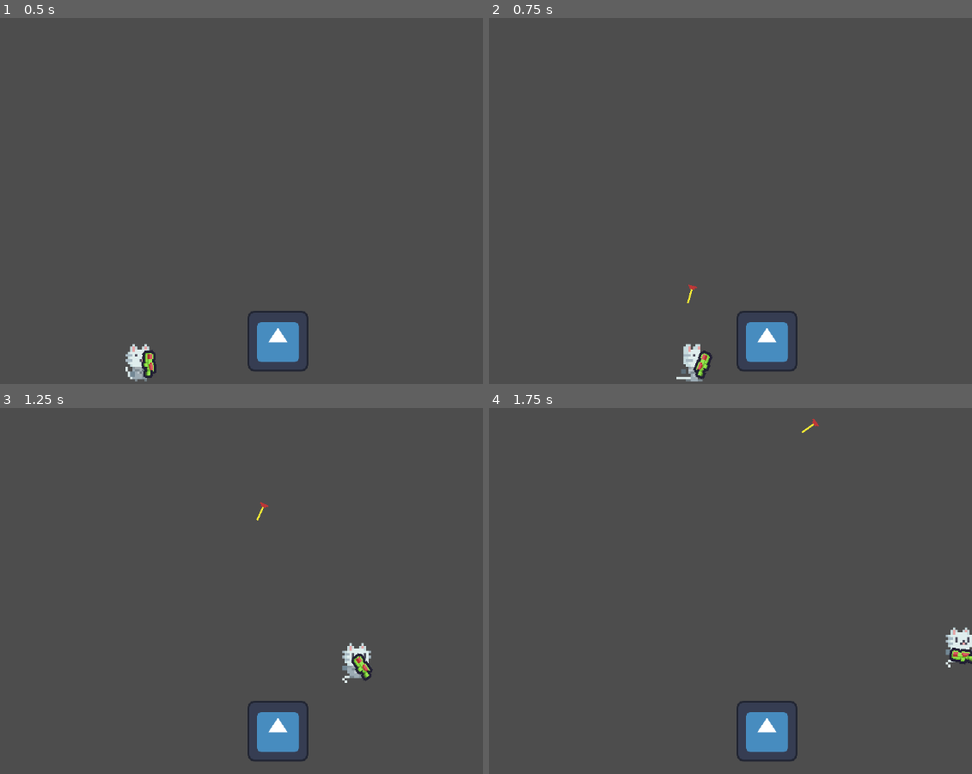
Above: before the commit, frames 1-4 (two rows, left to right).
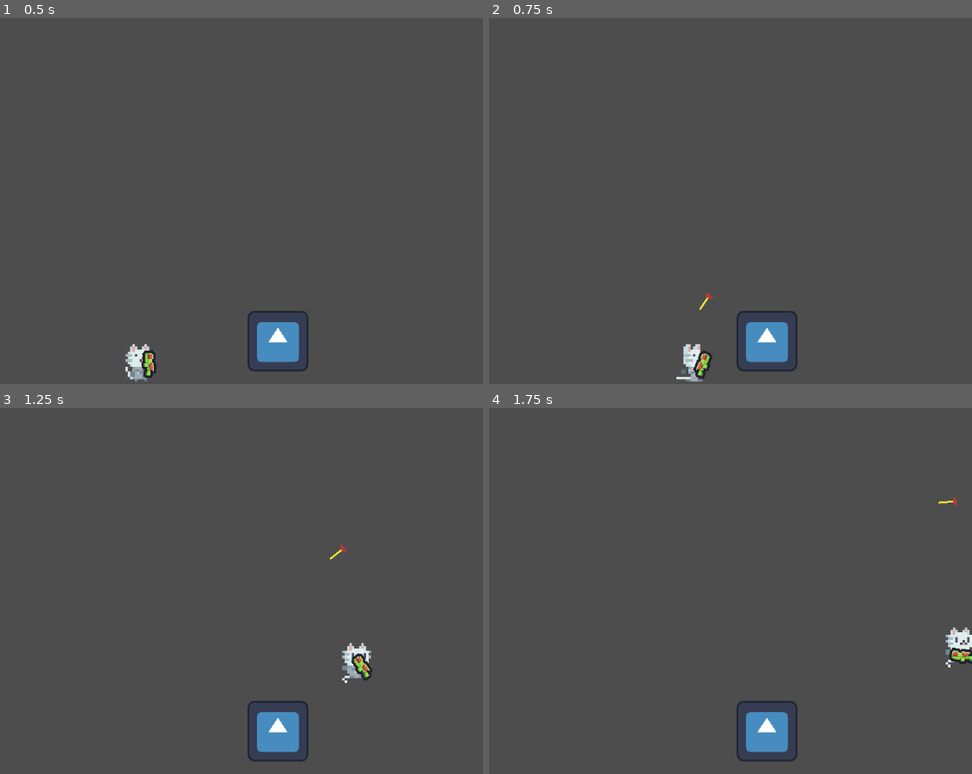
Above: after the commit, the same moments.

Repository: TLeTu/Jam02-Kitty-Night
Game: Godot game, scene res://game.tscn
The game is run twice, just before and just after one commit, with the same random seed, the same clock (stepped at 60 frames per second) and the same inputs. The engine's default icon, where the game draws it, is replaced by a stand-in: a white triangle on a blue panel in a dark square.
Inputs (mouse positions are in pixels of both pictures, inside the frame that each line leads up to):
- Up to frame 1 (0.5 s): no input
- Up to frame 2 (0.75 s): move the mouse to (778, 171) at 0.52 s; hold D (MoveRight) from 0.53 s (still down); click (778, 171) at 0.6 s
- Up to frame 3 (1.25 s): keep holding D (MoveRight); tap Space (Jump) at 0.77 s
- Up to frame 4 (1.75 s): keep holding D (MoveRight); move the mouse to (489, 601) at 1.27 s; click (489, 601) at 1.35 s; tap Space (Jump) at 1.52 s

Frame 1 is identical in both runs. In frame 2, less than 0.1% of the frame differs, in the area x 40-47%, y 72-80%; in frame 3, less than 0.1%; in frame 4, less than 0.1%.

Commit message:
Adjust bullet speed

Diff:
--- a/Nodes/gun.tscn
+++ b/Nodes/gun.tscn
@@ -6,6 +6,7 @@
 [node name="Gun" type="Node2D"]
 scale = Vector2(0.5, 0.5)
 script = ExtResource("1_vr5t7")
+_bulletSpeed = 200.0
 
 [node name="Sprite2D" type="Sprite2D" parent="."]
 position = Vector2(6, 0)
--- a/_Scripts/Unit/GunController.gd
+++ b/_Scripts/Unit/GunController.gd
@@ -4,6 +4,7 @@
 
 @onready var _marker: Marker2D = $Marker2D
 @export var _bulletNum: int = 1
+@export var _bulletSpeed: float = 100
 # Called when the node enters the scene tree for the first time.
 func _ready() -> void:
 	pass
@@ -19,17 +20,19 @@
 
 	if Input.is_action_just_pressed("Shoot") and _bulletNum > 0:
 		var bullet_instance = _bullet.instantiate()
-		var launch_vector
-		if get_global_mouse_position().x > 0:
-			launch_vector = Vector2(50, -200)
-		else:
-			launch_vector = Vector2(-50, -200)
+		var launch_vector = _calculate_launch_velocity()
 		get_tree().root.add_child(bullet_instance)
 		bullet_instance.global_position = _marker.global_position
 		bullet_instance.rotation = rotation
 		bullet_instance.launch(launch_vector)
 		_bulletNum -= 1
 
+func _calculate_launch_velocity() -> Vector2:
+	# Calculate direction vector from marker to mouse
+	var direction = (get_global_mouse_position() - _marker.global_position).normalized()
+	return direction * _bulletSpeed
+
+
 func _add_bullet(num: int):
 	_bulletNum += num
 
